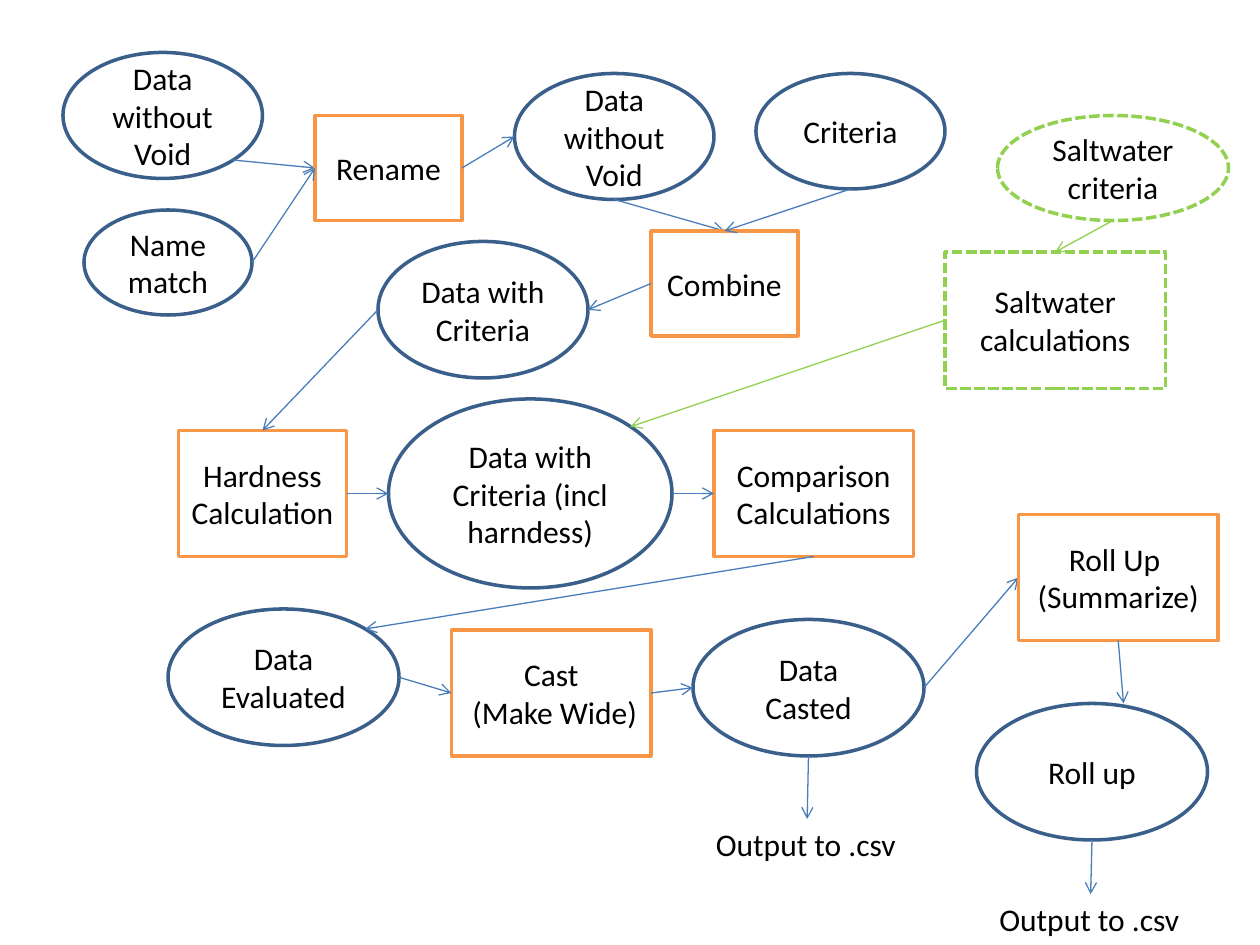
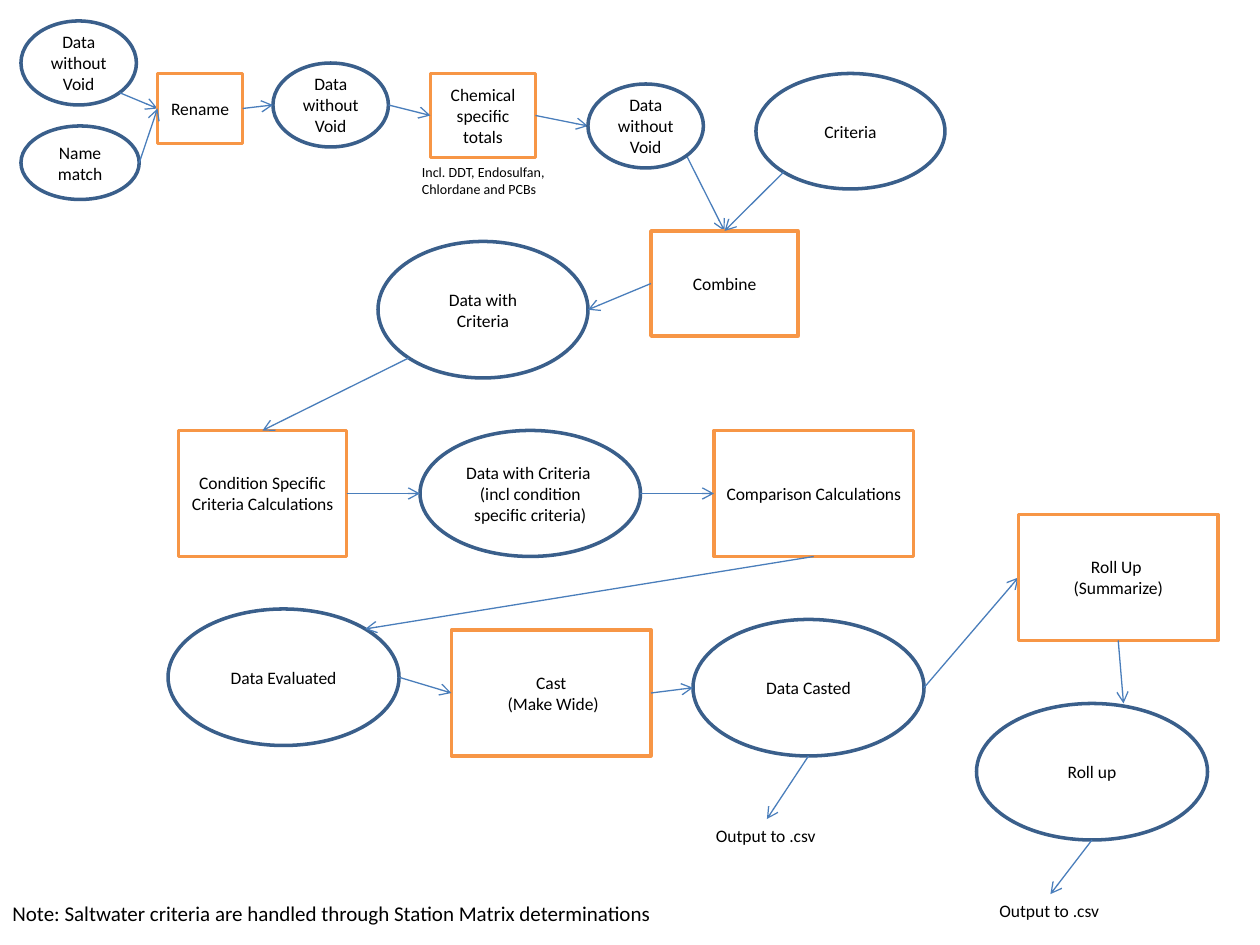
Before and after one commit to petertbryant/OregonDEQToxicsAnalysis, a slide deck: slide 1 of 03_All_Parameter_Analysis_DataFlowDiagram.pptx. Drawn at 1260x945 pixels with LibreOffice and Linux fonts; fonts in the diff are those of the drawing. Boxes give left, top, right and bottom in pixels: in the first picture for what was removed or moved away, otherwise in the second. Text is boxed around its words. In the diff, an @@ line names an element or a change of style, - is before the commit and + after.

```diff
--- a/03_All_Parameter_Analysis_DataFlowDiagram.pptx
+++ b/03_All_Parameter_Analysis_DataFlowDiagram.pptx
@@ ellipse "Data without Void": place and size @@
-ellipse "Data without Void" at box(63, 53, 262, 179)
+ellipse "Data without Void" at box(21, 21, 137, 106)
@@ rectangle "Rename": place and size @@
-rectangle "Rename" at box(315, 116, 462, 220)
+rectangle "Rename" at box(158, 73, 243, 144)
@@ size 18 to 10 pt in 15 elements at box(378, 242, 588, 378), box(756, 73, 945, 189), box(651, 231, 799, 335), box(714, 431, 914, 557), box(168, 609, 398, 745), box(451, 630, 650, 756), box(693, 620, 924, 756), box(1018, 514, 1217, 640), box(976, 703, 1207, 839), box(716, 830, 815, 845), box(999, 905, 1099, 920), box(21, 21, 137, 106), box(21, 126, 140, 199), box(158, 73, 243, 144), box(273, 63, 389, 147) @@
@@ ellipse "Data without Void": place and size @@
-ellipse "Data without Void" at box(514, 73, 713, 199)
+ellipse "Data without Void" at box(273, 63, 389, 147)
@@ rectangle added at box(431, 73, 536, 158), fill #FFFFFF, outline #F79646 2 pt, 10 pt, text #000000 @@
+Chemical specific totals
@@ ellipse added at box(588, 84, 704, 169), outline #3A5F8C 2 pt, 10 pt, text #000000 @@
+Data without Void
@@ arrow moved from (233, 160) - (315, 168) to (120, 93) - (158, 108) @@
@@ arrow moved from (252, 262) - (315, 168) to (140, 163) - (158, 108) @@
@@ arrow moved from (462, 168) - (514, 136) to (243, 108) - (273, 105) @@
@@ arrow added from (388, 105) to (431, 116), #4B7EBC 0.75 pt @@
@@ arrow added from (536, 116) to (588, 126), #4B7EBC 0.75 pt @@
@@ ellipse removed at box(998, 116, 1228, 220) @@
-Saltwater criteria
@@ ellipse "Name match": place and size @@
-ellipse "Name match" at box(84, 210, 252, 315)
+ellipse "Name match" at box(21, 126, 140, 199)
@@ text added at box(422, 167, 545, 194), 8 pt, text #000000 @@
+Incl. DDT, Endosulfan,
+Chlordane and PCBs
@@ arrow moved from (615, 199) - (724, 231) to (687, 156) - (724, 231) @@
@@ arrow moved from (850, 189) - (724, 231) to (784, 173) - (724, 231) @@
@@ arrow removed from (1113, 220) to (1056, 252) @@
@@ rectangle removed at box(945, 252, 1166, 388) @@
-Saltwater calculations
@@ arrow removed from (945, 320) to (630, 427) @@
@@ arrow moved from (378, 310) - (262, 431) to (408, 358) - (262, 431) @@
@@ ellipse "Data with Criteria": place and size @@
-ellipse "Data with Criteria" at box(388, 399, 672, 588)
+ellipse "Data with Criteria" at box(420, 431, 640, 557)
@@ text in rectangle at box(192, 477, 333, 510): text changed; size 18 to 10 pt @@
-Hardness Calculation
+Condition Specific Criteria Calculations
@@ text in ellipse at box(466, 467, 590, 524): text changed; size 18 to 10 pt @@
-Data with Criteria (incl harndess)
+Data with Criteria
+(incl condition specific criteria)
@@ arrow moved from (346, 494) - (388, 494) to (346, 494) - (420, 494) @@
@@ arrow moved from (672, 494) - (714, 494) to (640, 494) - (714, 494) @@
@@ arrow moved from (809, 756) - (808, 819) to (809, 756) - (767, 819) @@
@@ arrow moved from (1092, 840) - (1091, 895) to (1092, 840) - (1051, 895) @@
@@ text added at box(12, 906, 649, 925), 12 pt, text #000000 @@
+Note: Saltwater criteria are handled through Station Matrix determinations
```
Also in this commit, not shown: 3 other files.
